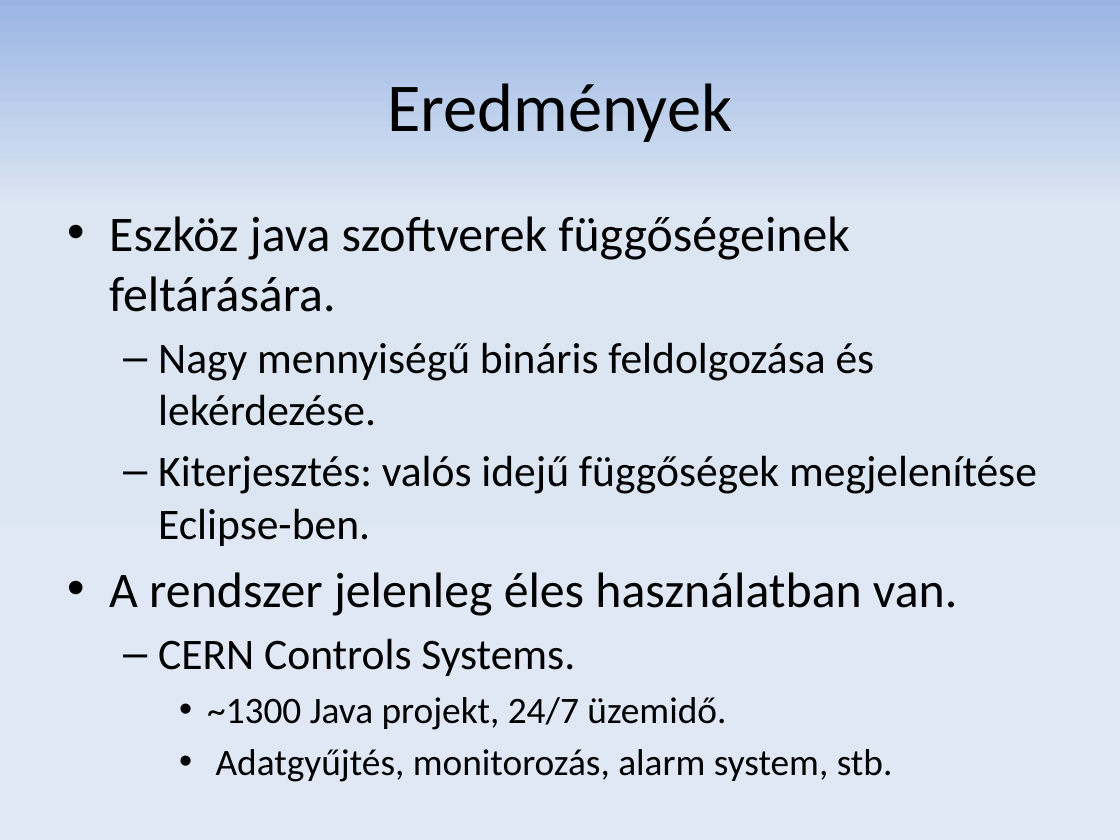
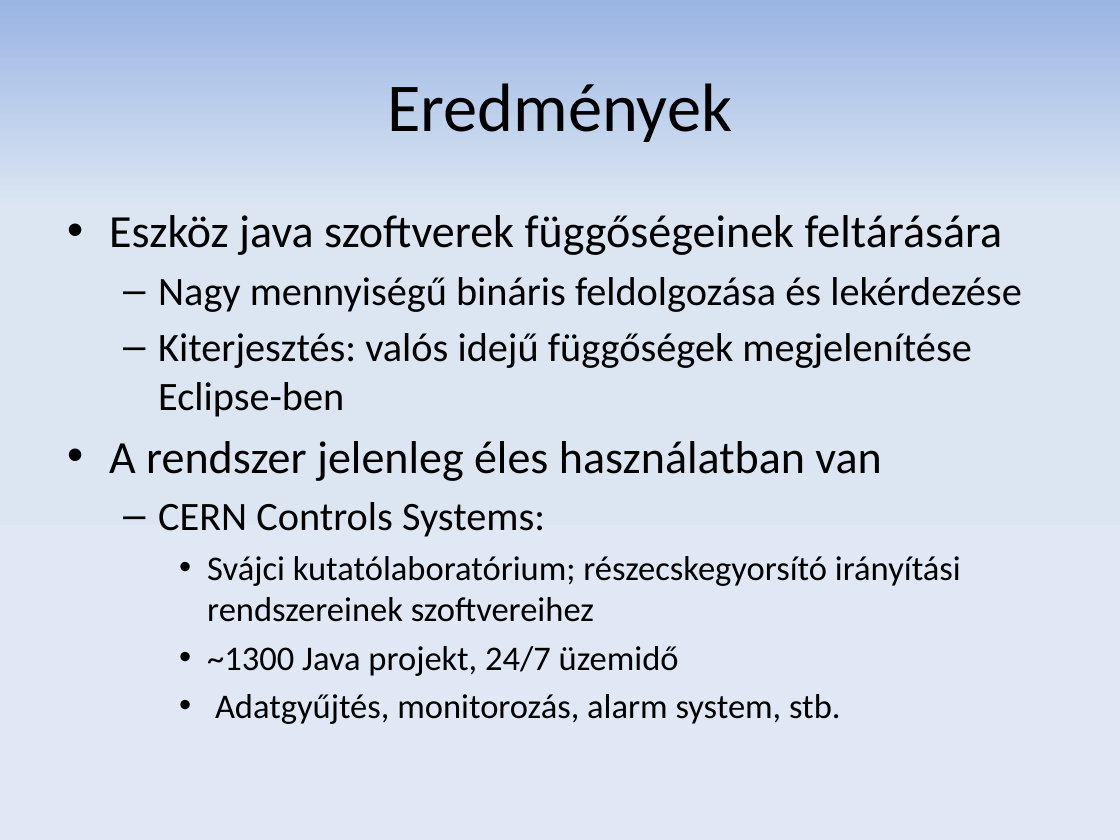
Before and after one commit to donat/incquery-deps, a slide deck: slide 18 of incquery-deps-documentation/presentation/tdk_pres_hu_v2.pptx (slide 17 before the commit). Drawn at 1120x840 pixels with LibreOffice and Linux fonts; fonts in the diff are those of the drawing. Boxes give left, top, right and bottom in pixels: in the first picture for what was removed or moved away, otherwise in the second. Text is boxed around its words. In the diff, an @@ line names an element or a change of style, - is before the commit and + after.

Commit message:
Presentation updated.

```diff
--- a/incquery-deps-documentation/presentation/tdk_pres_hu_v2.pptx
+++ b/incquery-deps-documentation/presentation/tdk_pres_hu_v2.pptx
@@ text at [109, 215, 1021, 676]: text changed; size 28 to 25.9 pt @@
-• Eszköz java szoftverek függőségeinek feltárására.
-  – Nagy mennyiségű bináris feldolgozása és lekérdezése.
-  – Kiterjesztés: valós idejű függőségek megjelenítése Eclipse-ben.
-• A rendszer jelenleg éles használatban van.
-  – CERN Controls Systems.
-    • ~1300 Java projekt, 24/7 üzemidő.
+• Eszköz java szoftverek függőségeinek feltárására
+  – Nagy mennyiségű bináris feldolgozása és lekérdezése
+  – Kiterjesztés: valós idejű függőségek megjelenítése Eclipse-ben
+• A rendszer jelenleg éles használatban van
+  – CERN Controls Systems:
+    • Svájci kutatólaboratórium; részecskegyorsító irányítási rendszereinek szoftvereihez
+    • ~1300 Java projekt, 24/7 üzemidő
@@ text at [215, 694, 840, 724]: size 24 to 22.2 pt in "Adatgyűjtés, monitorozás, alarm system, stb." @@
```
Also in this commit, not shown: 9 other slides changed, 2 slides added, 1 slide removed.
